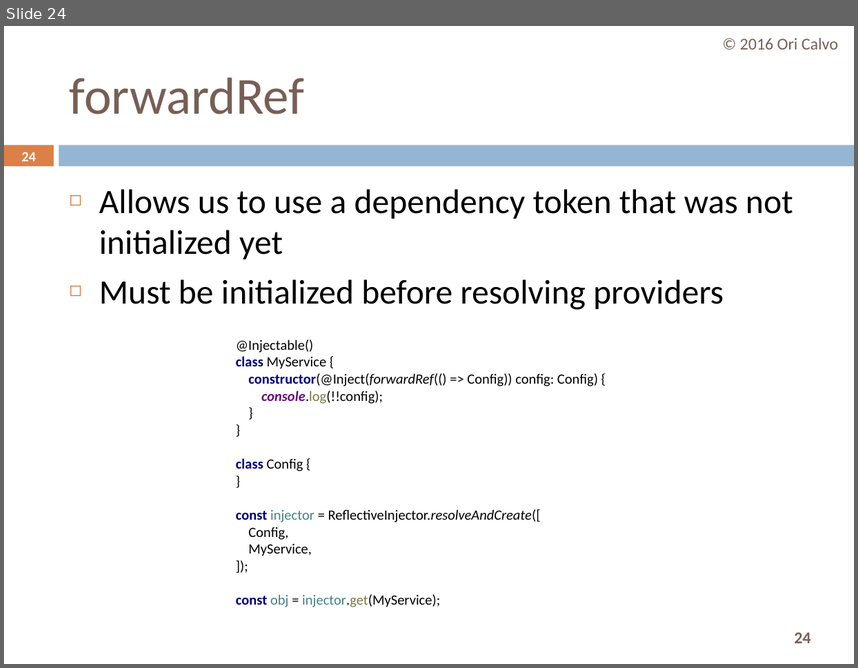
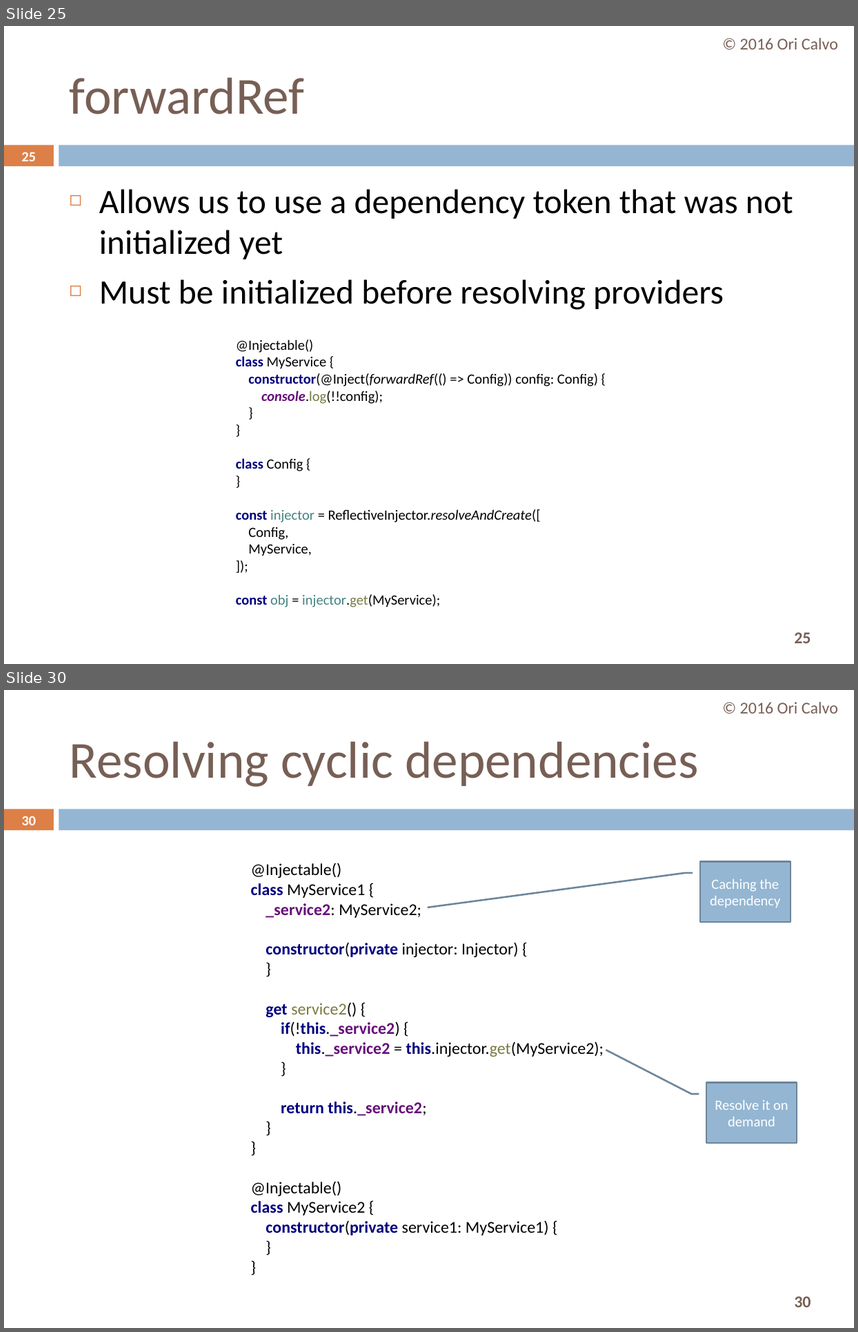
Before and after one commit to oricalvo/course-angular, a slide deck: PPTs/02 Dependency Injection.pptx. Shown one above the other, each under a label of ours: slide 24 before the commit, slides 25 and 30 after it; the slides between them are not shown. The pictures are 858x668 and 858x1332 pixels, drawn with LibreOffice and Linux fonts; fonts in the diff are those of the drawing. Boxes give left, top, right and bottom in pixels: in the first picture for what was removed or moved away, otherwise in the second. Text is boxed around its words. In the diff, an @@ line names an element or a change of style, - is before the commit and + after.

```diff
--- a/PPTs/02 Dependency Injection.pptx
+++ b/PPTs/02 Dependency Injection.pptx
@@ slide 30 added at [4, 690, 854, 1328], background #FFFFFF; not listed: 3 template elements that a slide beside it also shows @@
@@ text added at [740, 702, 838, 713], 14 pt, text #775F55 @@
+© 2016 Ori Calvo
@@ title added at [70, 741, 699, 787], 44 pt, text #775F55 @@
+Resolving cyclic dependencies
@@ page number added at [22, 816, 36, 825], 11.9 pt, text #FFFFFF, bold @@
+30
@@ text added at [251, 862, 604, 1235], 14 pt, text #000000 @@
+@Injectable()
+class MyService1 {
+_service2: MyService2;
+constructor(private injector: Injector) {
+}
+get service2() {
+if(!this._service2) {
+this._service2 = this.injector.get(MyService2);
+}
+return this._service2;
+}
+}
+@Injectable()
+class MyService2 {
+constructor(private service1: MyService1) {
+}
+}
@@ border callout added at [700, 862, 791, 922], fill #94B6D2, outline #6D879B 1.5 pt, 12 pt, text #FFFFFF @@
+Caching the dependency
@@ border callout added at [706, 1083, 796, 1143], fill #94B6D2, outline #6D879B 1.5 pt, 12 pt, text #FFFFFF @@
+Resolve it on demand
@@ what was slide 24 is now slide 25 @@
@@ page number at [22, 152, 36, 161]: text changed @@
-24
+25
@@ page number at [794, 632, 811, 643]: text changed @@
-24
+25
```
Also in this commit, not shown: 2 slides changed, 6 other slides added, 5 other files.
